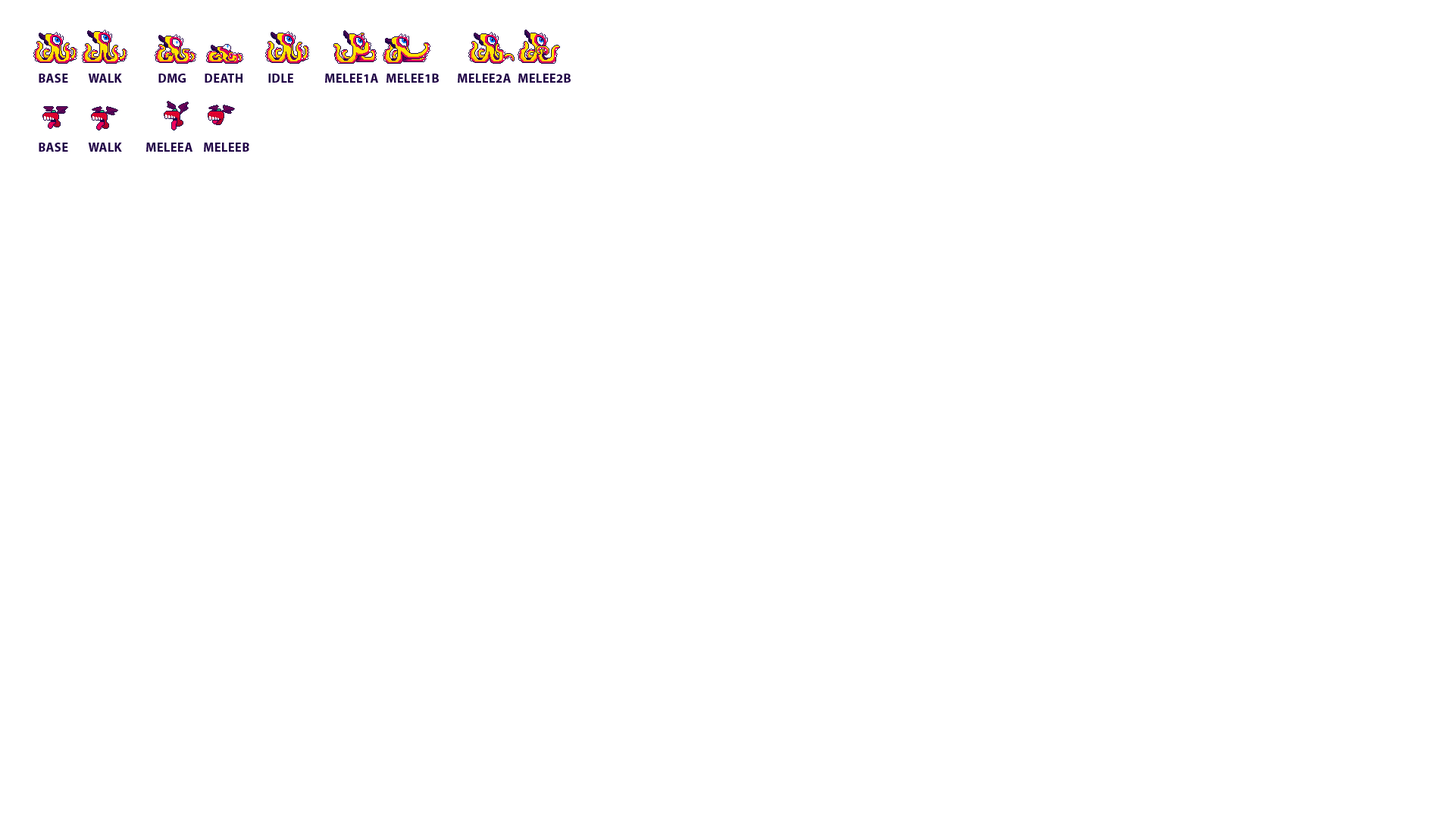
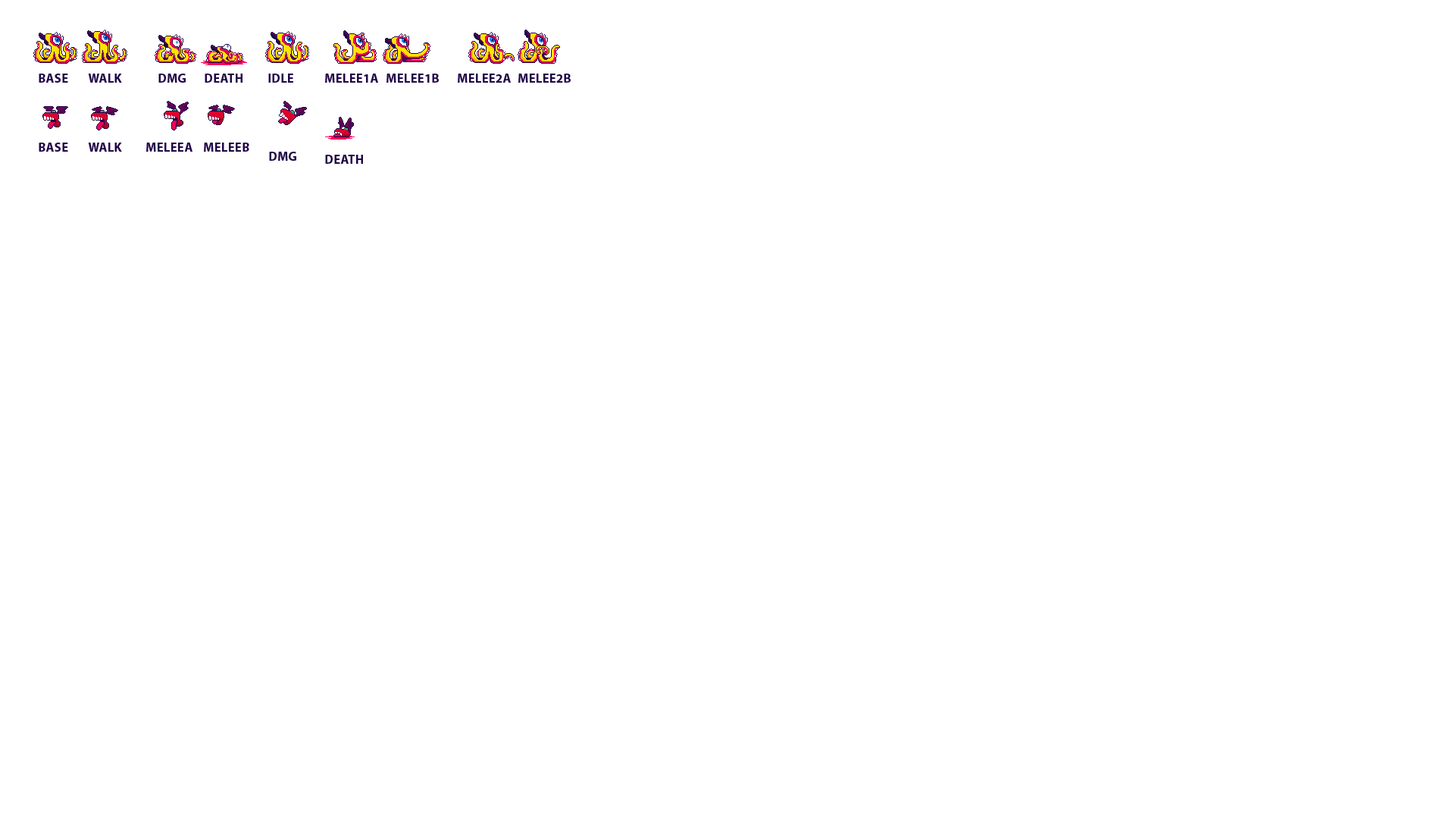
Layer changes from the first 1455 x 819 image to the second:
added layer "Layer 15" in group "Artboard 1" over (278, 100, 355, 140)
added layer "death" (1st of 2, in "Artboard 1") in group "Artboard 1" over (325, 154, 364, 164)
added layer "dmg" (1st of 2, in "Artboard 1") in group "Artboard 1" over (269, 151, 297, 161)
renamed "Layer 5" to "Layer 16", moved it below "Layer 1", painted on it over (200, 60, 248, 66)
